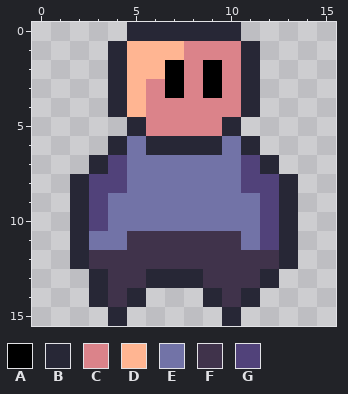
Two versions of one pixel-art sprite, src/assets/sprites/entity/player/right_0.png. Above is the file before it was changed.
The file is 16x16 pixels.
Palette (. is transparent): A #000000  B #272736  C #db838a  D #ffb592  E #7273a7  F #40334b  G #51427a
Pixels before, first column x 2:
 0 ...BBBBBB...
 1 ..BDDDCCCB..
 2 ..BDDACACB..
 3 ..BDCACACB..
 4 ..BDCCCCCB..
 5 ...BCCCCB...
 6 ..BEBBBBEB..
 7 .BGEEEEEEGB.
 8 BGGEEEEEEGGB
 9 BGEEEEEEEEGB
10 BGEEEEEEEEGB
11 BEEFFFFFFEGB
12 BFFFFFFFFFFB
13 .BFFBBBFFFB.
14 .BFB...BFB..
15 ..B.....B...
New version:
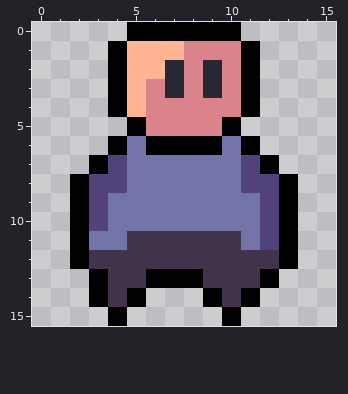
From old to new:
colour A: #000000 -> #272736
colour B: #272736 -> #000000
Pixel boxes of the changes (left, top, right, bottom) in both pictures:
changed: (70, 22, 298, 326)
